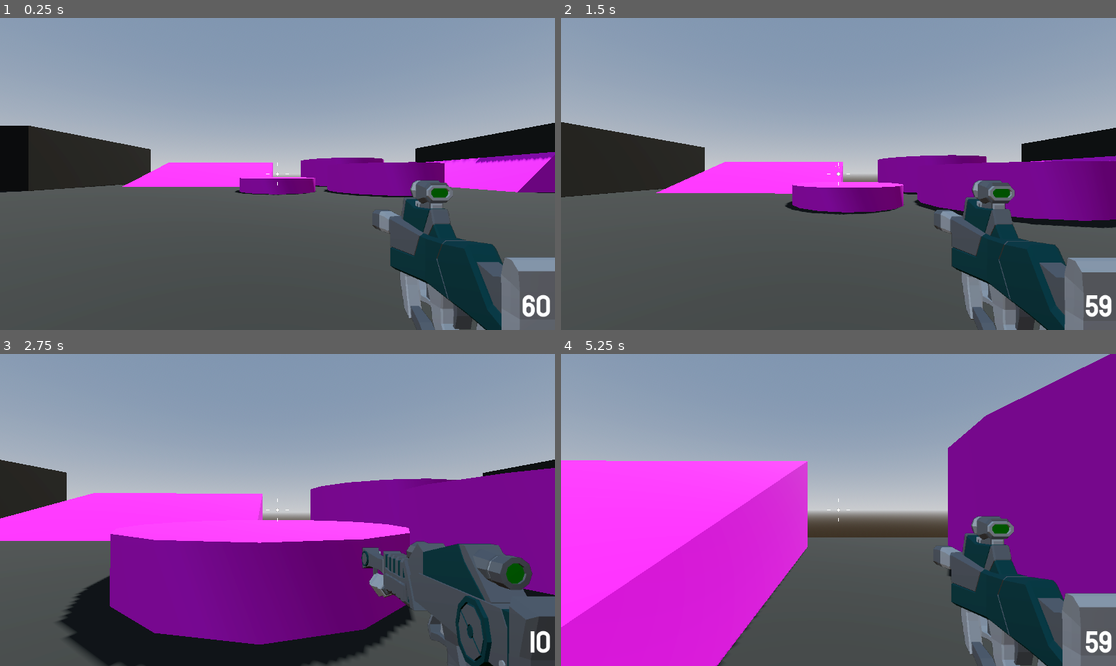
Above: before the commit, frames 1-4 (two rows, left to right).
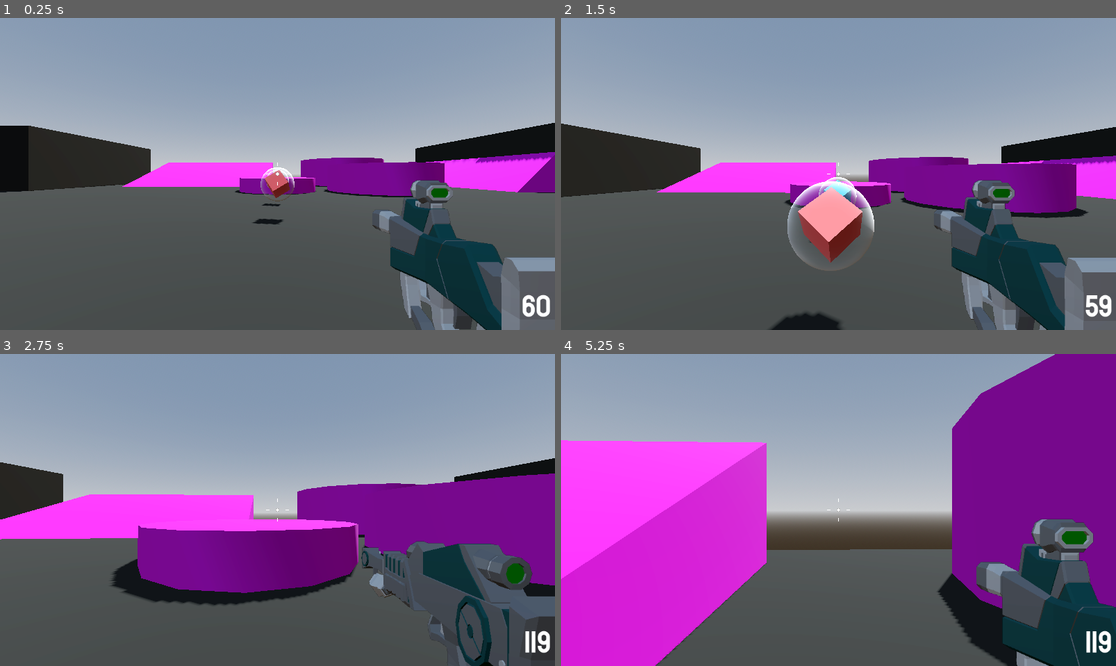
Above: after the commit, the same moments.

Repository: uj404/RoboRampage_FPSGodot
Game: Godot game, scene res://Levels/SandBox.tscn
Two runs of this game, one before a commit and one after it. Both use one fixed random seed, a clock stepped at 60 frames per second and the inputs below.
Inputs (mouse positions are in pixels of both pictures, inside the frame that each line leads up to):
- Up to frame 1 (0.25 s): no input
- Up to frame 2 (1.5 s): move the mouse to (866, 174) at 0.52 s; hold Right mouse button (aim, bound only after the commit) 0.53-1.28 s; hold W (move_forward) from 0.53 s (still down); tap Space (jump) at 0.77 s; move the mouse to (810, 174) at 1.27 s; click (810, 174) at 1.35 s
- Up to frame 3 (2.75 s): keep holding W (move_forward); tap Space (jump) at 1.52 s; right-click (249, 510) at 1.55 s; move the mouse to (288, 503) at 2.02 s; hold Mouse wheel down (last_weapon) from 2.03 s (still down); right-click (288, 503) at 2.3 s
- Up to frame 4 (5.25 s): keep holding W (move_forward); move the mouse to (832, 516) at 2.77 s; release Mouse wheel down (last_weapon) at 2.78 s; tap Mouse wheel up (next_weapon) at 2.85 s; tap Space (jump) at 3.02, 3.77, 4.52 s; right-click (832, 516) at 3.05 s; move the mouse to (877, 513) at 3.52 s; hold 1 (weapon_1) 3.53-4.28 s; right-click (877, 513) at 3.8 s; move the mouse to (794, 506) at 4.27 s; tap 2 (weapon_2) at 4.35 s; right-click (794, 506) at 4.55 s; move the mouse to (844, 510) at 5.02 s; hold Right mouse button (aim, bound only after the commit) from 5.03 s (still down)

The runs differ from the first frame. In frame 1, 0.5% of the frame differs, in the area x 45-54%, y 47-67%; in frame 2, 7.6%; in frame 3, 19%; in frame 4, 28%, in the area x 0-100%, y 0-100%.

Commit message:
pickup visuals, shaders & aim zooming

Diff:
--- a/Levels/SandBox.tscn
+++ b/Levels/SandBox.tscn
@@ -4,7 +4,8 @@
 [ext_resource type="Material" uid="uid://kfy744f348gb" path="res://Levels/Materials/GrayMaterial.tres" id="1_r8rh2"]
 [ext_resource type="Material" uid="uid://chn0hdd3ssx50" path="res://Levels/Materials/PinkMaterial.tres" id="3_yawbu"]
 [ext_resource type="PackedScene" uid="uid://c26nqbn1jvr1n" path="res://Enemy/enemy.tscn" id="4_yawbu"]
-[ext_resource type="PackedScene" uid="uid://ctgrqsudug5ti" path="res://Pickups/pickup.tscn" id="5_bpqh8"]
+[ext_resource type="PackedScene" uid="uid://csqmi1w4w68c7" path="res://Pickups/bullet_pickup.tscn" id="5_qxtxs"]
+[ext_resource type="PackedScene" uid="uid://cobx16mjf3i8o" path="res://Pickups/small_bullet_pickup.tscn" id="6_ne224"]
 
 [sub_resource type="ProceduralSkyMaterial" id="ProceduralSkyMaterial_2b7vw"]
 sky_horizon_color = Color(0.66224277, 0.6717428, 0.6867428, 1)
@@ -265,5 +266,10 @@
 [node name="Enemy" parent="." unique_id=845951415 instance=ExtResource("4_yawbu")]
 transform = Transform3D(1, 0, 0, 0, 1, 0, 0, 0, 1, 13, 1, 8)
 
-[node name="Pickup" parent="." unique_id=663822267 instance=ExtResource("5_bpqh8")]
-transform = Transform3D(1, 0, 0, 0, 1, 0, 0, 0, 1, -6, 1, 0)
+[node name="Pickup" type="Node3D" parent="." unique_id=717620165]
+
+[node name="BulletPickup" parent="Pickup" unique_id=663822267 instance=ExtResource("5_qxtxs")]
+transform = Transform3D(1, 0, 0, 0, 1, 0, 0, 0, 1, 0, 1, -6)
+
+[node name="SmallBulletPickup" parent="Pickup" unique_id=909796003 instance=ExtResource("6_ne224")]
+transform = Transform3D(1, 0, 0, 0, 1, 0, 0, 0, 1, 0, 1, -9)
--- /dev/null
+++ b/Pickups/FresnelAura.tres
@@ -0,0 +1,9 @@
+[gd_resource type="VisualShader" format=3 uid="uid://chh0w3fwvo4iu"]
+
+[sub_resource type="VisualShaderNodeFresnel" id="VisualShaderNodeFresnel_6hayq"]
+default_input_values = [2, false, 3, 2.0]
+
+[resource]
+nodes/fragment/2/node = SubResource("VisualShaderNodeFresnel_6hayq")
+nodes/fragment/2/position = Vector2(-60, 200)
+nodes/fragment/connections = PackedInt32Array(2, 0, 0, 1)
--- /dev/null
+++ b/Pickups/bullet_pickup.tscn
@@ -0,0 +1,13 @@
+[gd_scene format=3 uid="uid://csqmi1w4w68c7"]
+
+[ext_resource type="PackedScene" uid="uid://ctgrqsudug5ti" path="res://Pickups/pickup.tscn" id="1_swloh"]
+
+[sub_resource type="StandardMaterial3D" id="StandardMaterial3D_o2u5s"]
+albedo_color = Color(1, 0.4117647, 0.40784314, 1)
+
+[node name="BulletPickup" unique_id=663822267 instance=ExtResource("1_swloh")]
+amount = 10
+
+[node name="AmmoMesh" parent="." index="0" unique_id=13738821]
+transform = Transform3D(0.7071067, -0.7071067, 0, 0.49999988, 0.49999988, -0.70710677, 0.49999994, 0.49999994, 0.70710665, 0, 0, 0)
+material_override = SubResource("StandardMaterial3D_o2u5s")
--- a/Pickups/pickup.tscn
+++ b/Pickups/pickup.tscn
@@ -1,6 +1,7 @@
 [gd_scene format=3 uid="uid://ctgrqsudug5ti"]
 
 [ext_resource type="Script" uid="uid://1kwmep1rjb50" path="res://Pickups/pickup.gd" id="1_0pywb"]
+[ext_resource type="Shader" uid="uid://chh0w3fwvo4iu" path="res://Pickups/FresnelAura.tres" id="2_vx7qd"]
 
 [sub_resource type="BoxMesh" id="BoxMesh_j6dbu"]
 size = Vector3(0.5, 0.5, 0.5)
@@ -8,14 +9,65 @@
 [sub_resource type="SphereShape3D" id="SphereShape3D_j6dbu"]
 radius = 1.0
 
+[sub_resource type="Animation" id="Animation_vx7qd"]
+length = 0.001
+tracks/0/type = "value"
+tracks/0/imported = false
+tracks/0/enabled = true
+tracks/0/path = NodePath("AmmoMesh:rotation")
+tracks/0/interp = 1
+tracks/0/loop_wrap = true
+tracks/0/keys = {
+"times": PackedFloat32Array(0),
+"transitions": PackedFloat32Array(1),
+"update": 0,
+"values": [Vector3(0.78539824, 0, 0.7853982)]
+}
+
+[sub_resource type="Animation" id="Animation_0pywb"]
+resource_name = "idle"
+loop_mode = 1
+tracks/0/type = "value"
+tracks/0/imported = false
+tracks/0/enabled = true
+tracks/0/path = NodePath("AmmoMesh:rotation")
+tracks/0/interp = 1
+tracks/0/loop_wrap = true
+tracks/0/keys = {
+"times": PackedFloat32Array(0, 1),
+"transitions": PackedFloat32Array(-2, -2),
+"update": 0,
+"values": [Vector3(0.78539824, 0, 0.7853982), Vector3(0.7853982, 6.2831855, 0.7853982)]
+}
+
+[sub_resource type="AnimationLibrary" id="AnimationLibrary_vx7qd"]
+_data = {
+&"RESET": SubResource("Animation_vx7qd"),
+&"idle": SubResource("Animation_0pywb")
+}
+
+[sub_resource type="ShaderMaterial" id="ShaderMaterial_0pywb"]
+render_priority = 0
+shader = ExtResource("2_vx7qd")
+
+[sub_resource type="SphereMesh" id="SphereMesh_0pywb"]
+
 [node name="Pickup" type="Area3D" unique_id=663822267]
 script = ExtResource("1_0pywb")
 
 [node name="AmmoMesh" type="MeshInstance3D" parent="." unique_id=13738821]
-transform = Transform3D(0.70710677, -0.70710677, 0, 0.49999997, 0.49999997, -0.70710677, 0.49999997, 0.49999997, 0.70710677, 0, 0, 0)
+transform = Transform3D(0.7071067, -0.7071067, 0, 0.4999999, 0.4999999, -0.70710677, 0.49999997, 0.49999997, 0.70710665, 0, 0, 0)
 mesh = SubResource("BoxMesh_j6dbu")
 
 [node name="CollisionShape3D" type="CollisionShape3D" parent="." unique_id=1317068882]
 shape = SubResource("SphereShape3D_j6dbu")
 
+[node name="AnimationPlayer" type="AnimationPlayer" parent="." unique_id=292580319]
+libraries/ = SubResource("AnimationLibrary_vx7qd")
+autoplay = &"idle"
+
+[node name="FresnelAura" type="MeshInstance3D" parent="." unique_id=1289547521]
+material_override = SubResource("ShaderMaterial_0pywb")
+mesh = SubResource("SphereMesh_0pywb")
+
 [connection signal="body_entered" from="." to="." method="_on_body_entered"]
--- /dev/null
+++ b/Pickups/small_bullet_pickup.tscn
@@ -0,0 +1,14 @@
+[gd_scene format=3 uid="uid://cobx16mjf3i8o"]
+
+[ext_resource type="PackedScene" uid="uid://ctgrqsudug5ti" path="res://Pickups/pickup.tscn" id="1_wtluv"]
+
+[sub_resource type="StandardMaterial3D" id="StandardMaterial3D_0qiok"]
+albedo_color = Color(0.23137255, 0.6627451, 1, 1)
+
+[node name="SmallBulletPickup" unique_id=663822267 instance=ExtResource("1_wtluv")]
+ammo_type = 1
+amount = 60
+
+[node name="AmmoMesh" parent="." index="0" unique_id=13738821]
+transform = Transform3D(0.7071067, -0.7071067, 0, 0.49999988, 0.49999988, -0.70710677, 0.49999994, 0.49999994, 0.70710665, 0, 0, 0)
+material_override = SubResource("StandardMaterial3D_0qiok")
--- a/Player/player.gd
+++ b/Player/player.gd
@@ -5,11 +5,17 @@
 @export var jump_height: float = 1.0
 @export var fall_multiplier: float = 2.5
 @export var max_hitpoints: int = 100
+@export var aim_multiplier := 0.7
 
 @onready var camera_pivot: Node3D = $CameraPivot
 @onready var damage_animation_player: AnimationPlayer = $DamageTexture/DamageAnimationPlayer
 @onready var game_over_menu: Control = $GameOverMenu
 @onready var ammo_handler: Node = $SubViewportContainer/SubViewport/WeaponCamera/AmmoHandler
+@onready var smooth_camera: Camera3D = %SmoothCamera
+@onready var weapon_camera: Camera3D = %WeaponCamera
+
+@onready var smooth_camera_fov = smooth_camera.fov
+@onready var weapon_camera_fov = weapon_camera.fov
 
 var mouse_motion := Vector2.ZERO
 var hitpoints : int = max_hitpoints:
@@ -25,6 +31,13 @@
 func _ready() -> void:
 	Input.mouse_mode = Input.MOUSE_MODE_CAPTURED
 
+func _process(delta: float) -> void:
+	if Input.is_action_pressed("aim"):
+		smooth_camera.fov = lerp(smooth_camera.fov, smooth_camera_fov * aim_multiplier, delta * 20.0)
+		weapon_camera.fov = lerp(weapon_camera.fov, weapon_camera_fov * aim_multiplier, delta * 20.0)
+	else:
+		smooth_camera.fov = lerp(smooth_camera.fov, smooth_camera_fov, delta * 30)
+		weapon_camera.fov = lerp(weapon_camera.fov, weapon_camera_fov, delta * 30)
 
 func _physics_process(delta: float) -> void:
 	handle_camera_rotation()
@@ -46,6 +59,9 @@
 	if direction:
 		velocity.x = direction.x * SPEED
 		velocity.z = direction.z * SPEED
+		if Input.is_action_pressed("aim"):
+			velocity.x *= aim_multiplier
+			velocity.z *= aim_multiplier
 	else:
 		velocity.x = move_toward(velocity.x, 0, SPEED)
 		velocity.z = move_toward(velocity.z, 0, SPEED)
@@ -56,6 +72,8 @@
 	if event is InputEventMouseMotion:
 		if Input.mouse_mode == Input.MOUSE_MODE_CAPTURED:
 			mouse_motion = -event.relative * 0.001
+			if Input.is_action_pressed("aim"):
+				mouse_motion *= aim_multiplier
 	if event.is_action_pressed("ui_cancel"):
 		Input.mouse_mode = Input.MOUSE_MODE_VISIBLE
 
--- a/Player/player.tscn
+++ b/Player/player.tscn
@@ -93,6 +93,7 @@
 transform = Transform3D(1, 0, 0, 0, 1, 0, 0, 0, 1, 0, 0.3, 0)
 
 [node name="SmoothCamera" type="Camera3D" parent="CameraPivot" unique_id=311439199]
+unique_name_in_owner = true
 transform = Transform3D(1, 0, 0, 0, 1, 0, 0, 0, 1, -0.025, 0.3, 0)
 top_level = true
 cull_mask = 1048573
@@ -116,6 +117,7 @@
 render_target_update_mode = 4
 
 [node name="WeaponCamera" type="Camera3D" parent="SubViewportContainer/SubViewport" unique_id=1053240747]
+unique_name_in_owner = true
 transform = Transform3D(1, 0, 0, 0, 1, 0, 0, 0, 1, -0.025, 0.3, 0)
 cull_mask = 2
 fov = 40.0
--- a/project.godot
+++ b/project.godot
@@ -72,6 +72,11 @@
 "events": [Object(InputEventMouseButton,"resource_local_to_scene":false,"resource_name":"","device":-1,"window_id":0,"a …(253 unchanged characters)…
 ]
 }
+aim={
+"deadzone": 0.2,
+"events": [Object(InputEventMouseButton,"resource_local_to_scene":false,"resource_name":"","device":-1,"window_id":0,"alt_pressed":false,"shift_pressed":false,"ctrl_pressed":false,"meta_pressed":false,"button_mask":0,"position":Vector2(0, 0),"global_position":Vector2(0, 0),"factor":1.0,"button_index":2,"canceled":false,"pressed":false,"double_click":false,"script":null)
+]
+}
 
 [physics]
 
Not shown, changed: README.md
